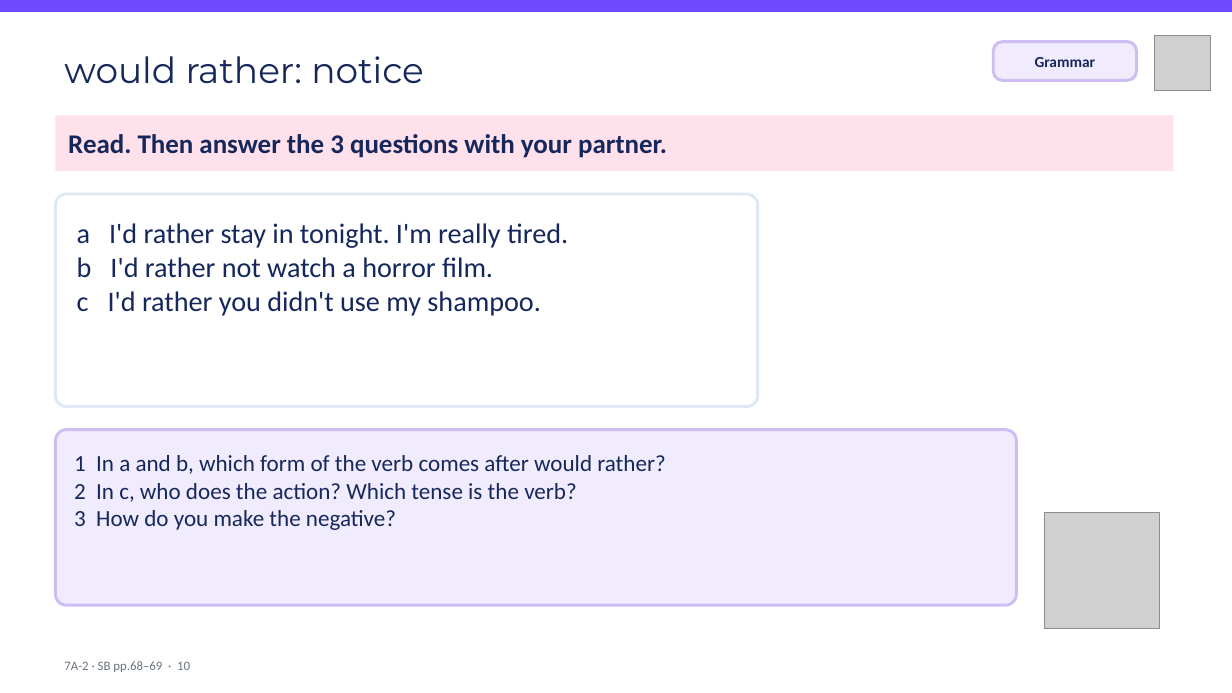
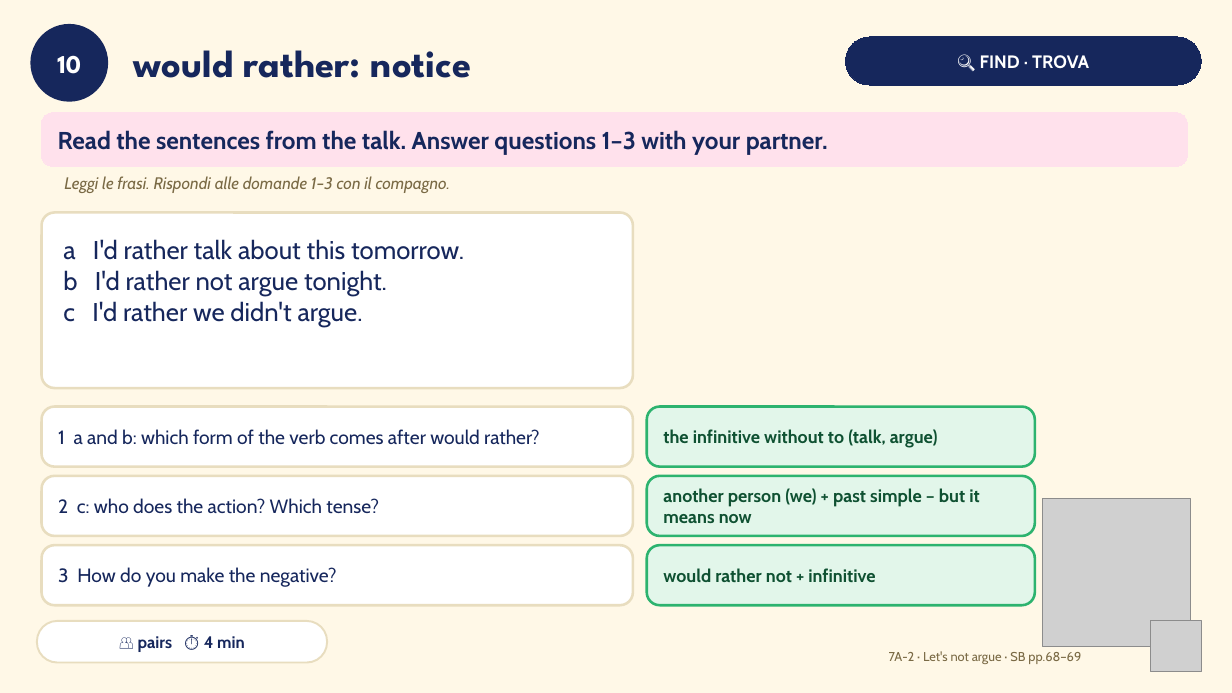
Before and after one commit to londonlanguageschool/Bagheria-, a slide deck: slide 10 of materials/B2/B2_7A-2_Lets_not_argue_2.pptx. Drawn at 1232x693 pixels with LibreOffice and Linux fonts; fonts in the diff are those of the drawing; grey boxes stand for pictures. Boxes give left, top, right and bottom in pixels: in the first picture for what was removed or moved away, otherwise in the second. Text is boxed around its words. In the diff, an @@ line names an element or a change of style, - is before the commit and + after.

```diff
--- a/materials/B2/B2_7A-2_Lets_not_argue_2.pptx
+++ b/materials/B2/B2_7A-2_Lets_not_argue_2.pptx
@@ background #FFFFFF to #FFF8E7 @@
@@ rectangle removed at bbox=[0, 0, 1232, 11] @@
@@ ellipse added at bbox=[32, 26, 106, 100], fill #16275C, outline #16275C 3 pt, 20 pt, text #FFFFFF, bold @@
+10
@@ text "would rather: notice": place and size @@
-text "would rather: notice" at bbox=[64, 56, 424, 84]
+text "would rather: notice" at bbox=[134, 50, 471, 78]
@@ text "would rather: notice" at bbox=[134, 50, 471, 78]: size 28 to 30 pt, font Montserrat to League Spartan, bold on @@
@@ rounded rectangle "🔍 FIND · TROVA": place and size @@
-rounded rectangle "🔍 FIND · TROVA" at bbox=[994, 42, 1137, 80]
+rounded rectangle "🔍 FIND · TROVA" at bbox=[846, 37, 1202, 85]
@@ rounded rectangle "🔍 FIND · TROVA" at bbox=[846, 37, 1202, 85]: fill #F1ECFD to #16275C; outline #CDBDF2 2.25 pt to #16275C 0.75 pt; proportions changed @@
@@ text in rounded rectangle at bbox=[980, 55, 1089, 68]: text changed; size 12 to 14 pt; font Calibri to Cabin; text colour #16275C to #FFFFFF @@
-Grammar
+🔍 FIND · TROVA
@@ rounded rectangle "Read the sentences from the ...": place and size @@
-rounded rectangle "Read the sentences from the ..." at bbox=[55, 116, 1174, 171]
+rounded rectangle "Read the sentences from the ..." at bbox=[42, 113, 1188, 166]
@@ rounded rectangle "Read the sentences from the ..." at bbox=[42, 113, 1188, 166]: rectangle to rounded rectangle; outline none to #FFE1EC 0.75 pt @@
@@ text in rounded rectangle at bbox=[58, 130, 828, 155]: text changed; size 21 to 19 pt; font Calibri to Cabin @@
-Read. Then answer the 3 questions with your partner.
+Read the sentences from the talk. Answer questions 1–3 with your partner.
@@ text added at bbox=[64, 176, 451, 193], 13 pt, text #7A6A45, italic @@
+Leggi le frasi. Rispondi alle domande 1–3 con il compagno.
@@ rounded rectangle "a I'd rather talk about ...": place and size @@
-rounded rectangle "a I'd rather talk about ..." at bbox=[55, 194, 758, 407]
+rounded rectangle "a I'd rather talk about ..." at bbox=[42, 213, 633, 388]
@@ rounded rectangle "a I'd rather talk about ..." at bbox=[42, 213, 633, 388]: outline #DFE9F5 2.25 pt to #E8DDBF 2 pt; proportions changed @@
@@ text in rounded rectangle at bbox=[63, 239, 464, 327]: text changed; size 22 to 20 pt; font Calibri to Cabin @@
-a I'd rather stay in tonight. I'm really tired.
-b I'd rather not watch a horror film.
-c I'd rather you didn't use my shampoo.
+a I'd rather talk about this tomorrow.
+b I'd rather not argue tonight.
+c I'd rather we didn't argue.
@@ rounded rectangle "1 a and b: which ...": place and size @@
-rounded rectangle "1 a and b: which ..." at bbox=[55, 430, 1017, 605]
+rounded rectangle "1 a and b: which ..." at bbox=[42, 407, 633, 467]
@@ rounded rectangle "1 a and b: which ..." at bbox=[42, 407, 633, 467]: vertical alignment top to middle; fill #F1ECFD to #FFFFFF; outline #CDBDF2 2.25 pt to #E8DDBF 2 pt; proportions changed @@
@@ rounded rectangle added at bbox=[647, 407, 1035, 467], fill #E2F6EA, outline #2DB36F 2 pt, 14 pt, text #0F5132, bold @@
+the infinitive without to (talk, argue)
@@ text in rounded rectangle at bbox=[58, 429, 539, 445]: text changed; size 18 to 15 pt; font Calibri to Cabin @@
-1 In a and b, which form of the verb comes after would rather?
-2 In c, who does the action? Which tense is the verb?
-3 How do you make the negative?
+1 a and b: which form of the verb comes after would rather?
@@ rounded rectangle added at bbox=[42, 476, 633, 536], fill #FFFFFF, outline #E8DDBF 2 pt, 15 pt, text #16275C @@
+2 c: who does the action? Which tense?
@@ rounded rectangle added at bbox=[647, 476, 1035, 536], fill #E2F6EA, outline #2DB36F 2 pt, 14 pt, text #0F5132, bold @@
+another person (we) + past simple – but it means now
@@ picture: place and size @@
-picture at bbox=[1044, 513, 1160, 628]
+picture at bbox=[1043, 499, 1190, 647]
@@ rounded rectangle added at bbox=[42, 545, 633, 605], fill #FFFFFF, outline #E8DDBF 2 pt, 15 pt, text #16275C @@
+3 How do you make the negative?
@@ rounded rectangle added at bbox=[647, 545, 1035, 605], fill #E2F6EA, outline #2DB36F 2 pt, 14 pt, text #0F5132, bold @@
+would rather not + infinitive
@@ rounded rectangle added at bbox=[37, 621, 327, 663], fill #FFFFFF, outline #E8DDBF 1.5 pt, 13 pt, text #16275C, bold @@
+👥 pairs ⏱ 4 min
@@ picture: place and size @@
-picture at bbox=[1155, 35, 1211, 91]
+picture at bbox=[1151, 621, 1202, 672]
@@ text at bbox=[889, 651, 1081, 664]: text changed; font Calibri to Cabin; text colour #6B7280 to #7A6A45 @@
-7A-2 · SB pp.68–69 · 10
+7A-2 · Let's not argue · SB pp.68–69
```
Also in this commit, not shown: 10 other slides changed, 9 slides added, 12 slides removed, 27 other files.
